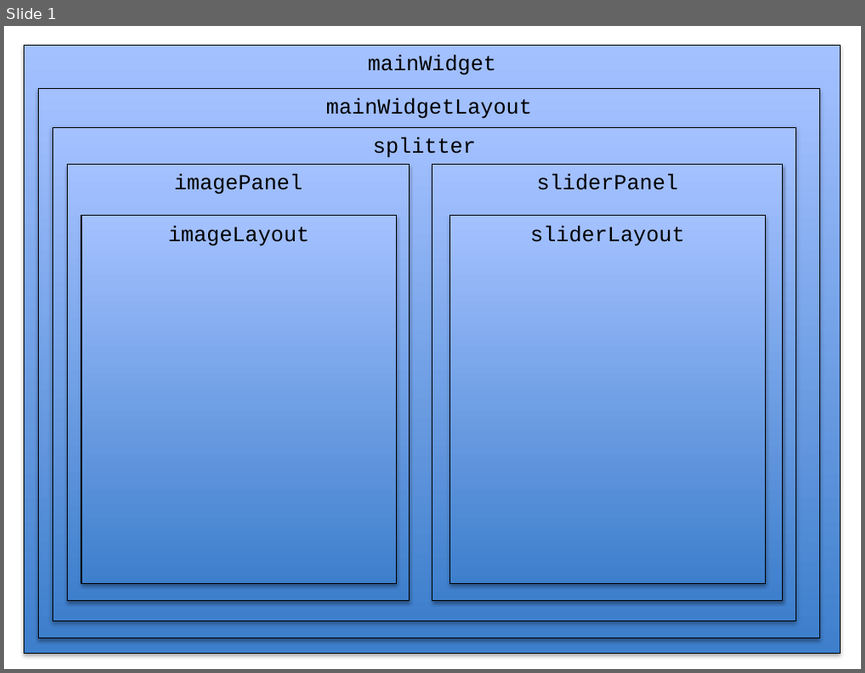
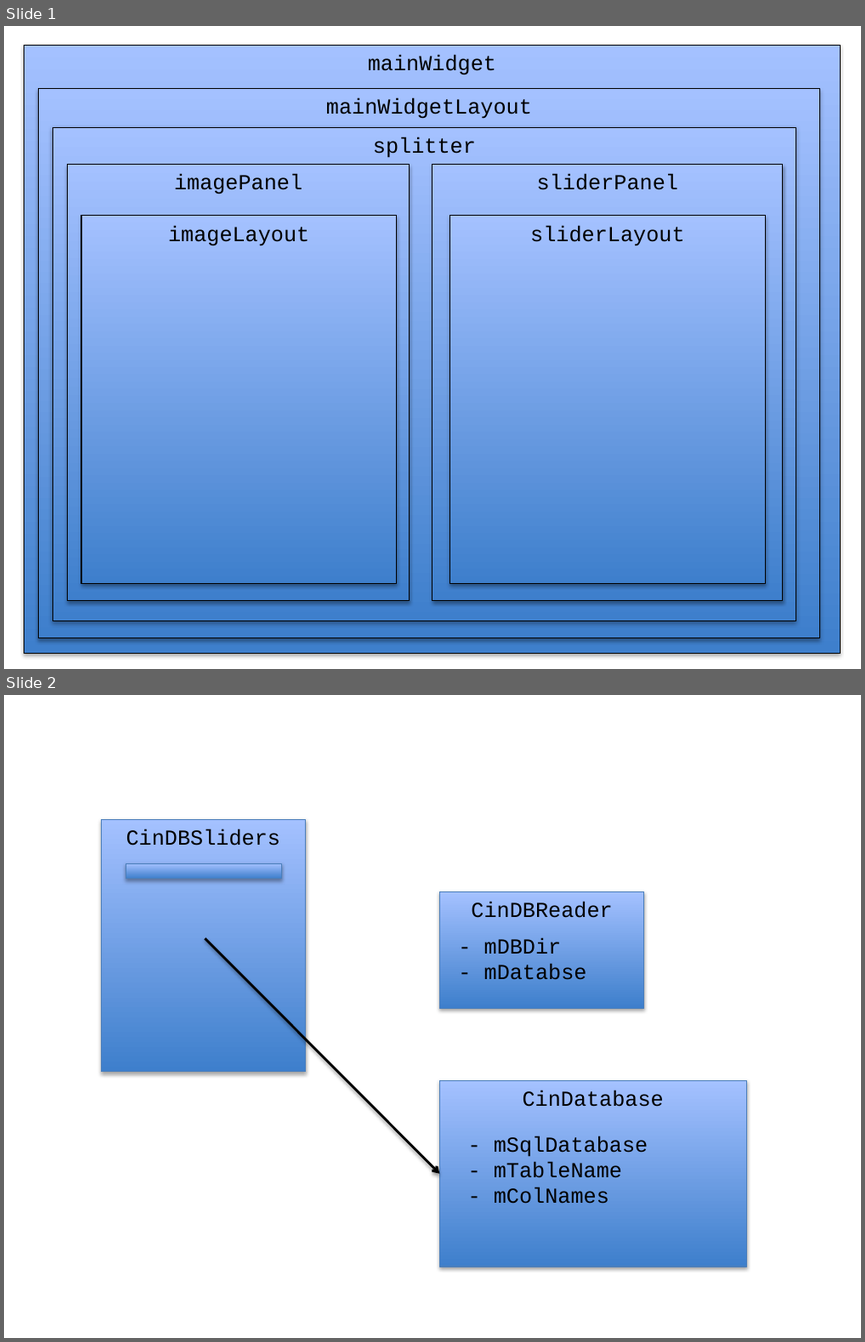
Before and after one commit to cinemascience/cinema_scope, a slide deck: doc/ui_class_diagram.pptx. Shown one above the other, each under a label of ours: slide 1 before the commit, slides 1 and 2 after it. The pictures are 865x673 and 865x1342 pixels, drawn with LibreOffice and Linux fonts; fonts in the diff are those of the drawing. Boxes give left, top, right and bottom in pixels: in the first picture for what was removed or moved away, otherwise in the second. Text is boxed around its words. In the diff, an @@ line names an element or a change of style, - is before the commit and + after.

Commit message:
updating diagrams

```diff
--- a/doc/ui_class_diagram.pptx
+++ b/doc/ui_class_diagram.pptx
@@ slide 2 added at (4,695,861,1338), background #FFFFFF @@
@@ rectangle added at (101,819,306,1072), fill gradient #3F80CE to #A4C4FF, outline #4B7EBC 0.75 pt, 18 pt, text #000000 @@
+CinDBSliders
@@ rectangle added at (126,864,282,879), fill gradient #3F80CE to #A4C4FF, outline #4B7EBC 0.75 pt @@
@@ rectangle added at (439,891,644,1008), fill gradient #3F80CE to #A4C4FF, outline #4B7EBC 0.75 pt, 18 pt, text #000000 @@
+CinDBReader
@@ arrow added from (205, 938) to (439, 1173), #000000 2 pt @@
@@ text added at (484,937,587,980), 18 pt, text #000000 @@
+- mDBDir
+- mDatabse
@@ rectangle added at (439,1081,746,1266), fill gradient #3F80CE to #A4C4FF, outline #4B7EBC 0.75 pt, 18 pt, text #000000 @@
+CinDatabase
@@ text added at (494,1135,647,1203), 18 pt, text #000000 @@
+- mSqlDatabase
+- mTableName
+- mColNames
```
